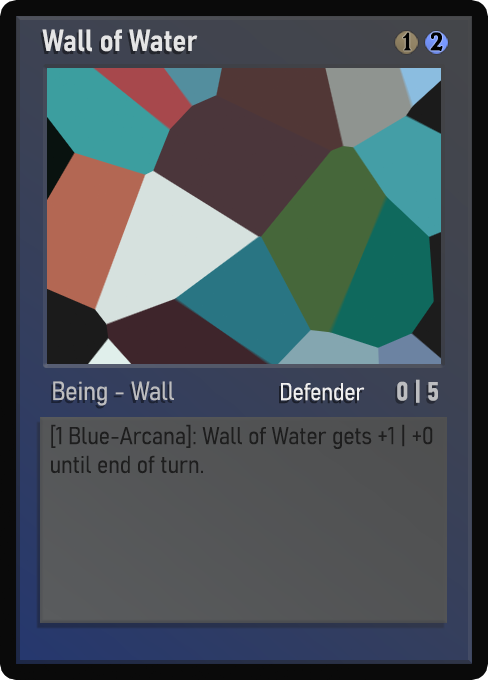
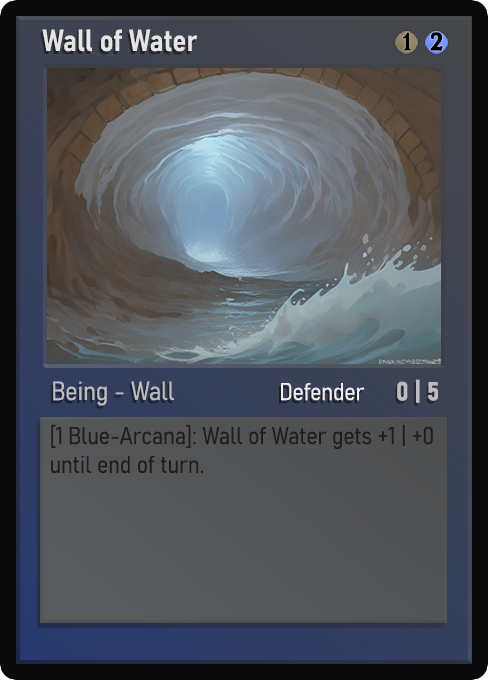
Layers edited between the first and the second 488x680 image:
painted on "Name" over [64, 29, 196, 52]
painted on "AtkDef" over [401, 385, 438, 401]
painted on "Class" over [53, 381, 160, 405]
painted on "Ability" over [289, 383, 354, 401]
painted on "Desc_norm" over [75, 424, 433, 474]
painted on "Artwork" over [47, 68, 441, 364]
